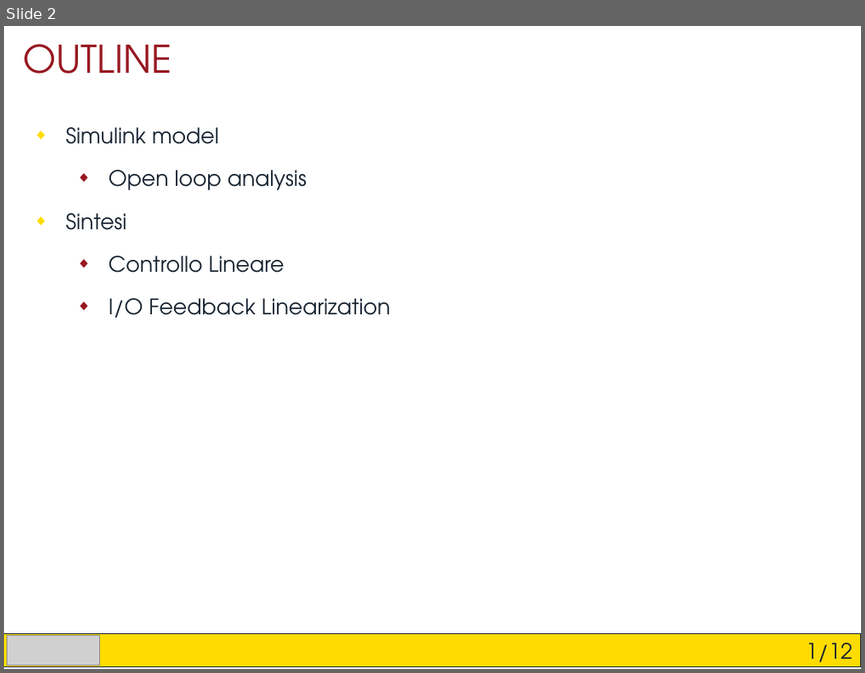
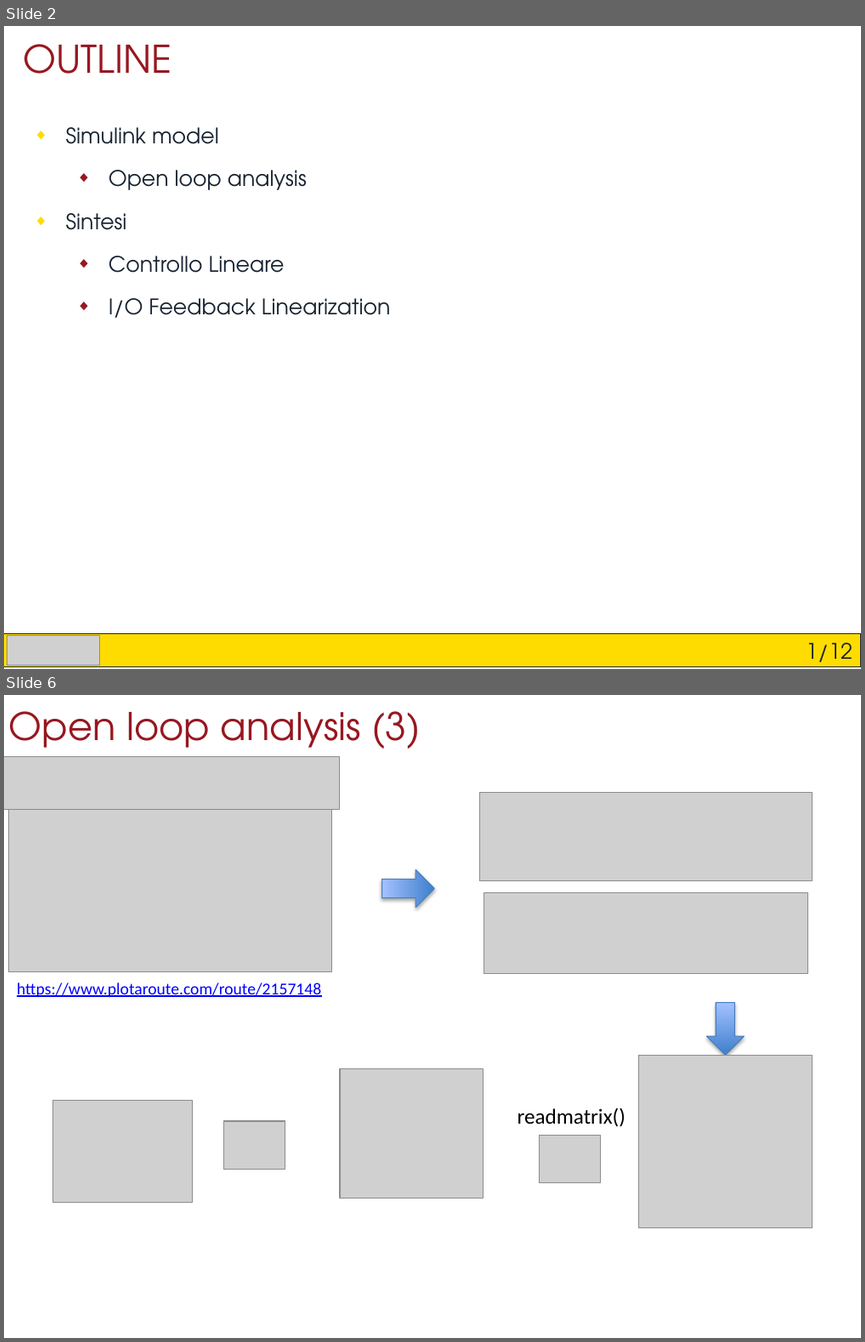
Before and after one commit to Arciro/CSAGV-project, a slide deck: Presentation.pptx. Shown one above the other, each under a label of ours: slide 2 before the commit, slides 2 and 6 after it; the slides between them are not shown. The pictures are 865x673 and 865x1342 pixels, drawn with LibreOffice and Linux fonts; fonts in the diff are those of the drawing; grey boxes stand for pictures. Boxes give left, top, right and bottom in pixels: in the first picture for what was removed or moved away, otherwise in the second. Text is boxed around its words. In the diff, an @@ line names an element or a change of style, - is before the commit and + after.

```diff
--- a/Presentation.pptx
+++ b/Presentation.pptx
@@ slide 6 added at (4,695,861,1338), background #FFFFFF @@
@@ text added at (9,711,420,759), 32 pt, text #971720 @@
+Open loop analysis (3)
@@ picture added at (4,757,340,809) @@
@@ picture added at (479,793,812,881) @@
@@ picture added at (8,805,332,973) @@
@@ down arrow added at (382,869,435,907), fill gradient #3F80CE to #A4C4FF, outline #4B7EBC 0.75 pt @@
@@ picture added at (483,893,808,974) @@
@@ text added at (17,982,321,997), 14 pt, text #0000FF, underline @@
+https://www.plotaroute.com/route/2157148
@@ down arrow added at (707,1003,744,1055), fill gradient #3F80CE to #A4C4FF, outline #4B7EBC 0.75 pt @@
@@ picture added at (340,1068,483,1197) @@
@@ picture added at (639,1055,812,1228) @@
@@ picture added at (52,1100,193,1202) @@
@@ picture added at (223,1121,285,1168) @@
@@ text added at (517,1107,625,1127), 18 pt, text #000000 @@
+readmatrix()
@@ picture added at (539,1134,601,1183) @@
```
Also in this commit, not shown: 1 slide changed, 3 other slides added, 29 other files.
